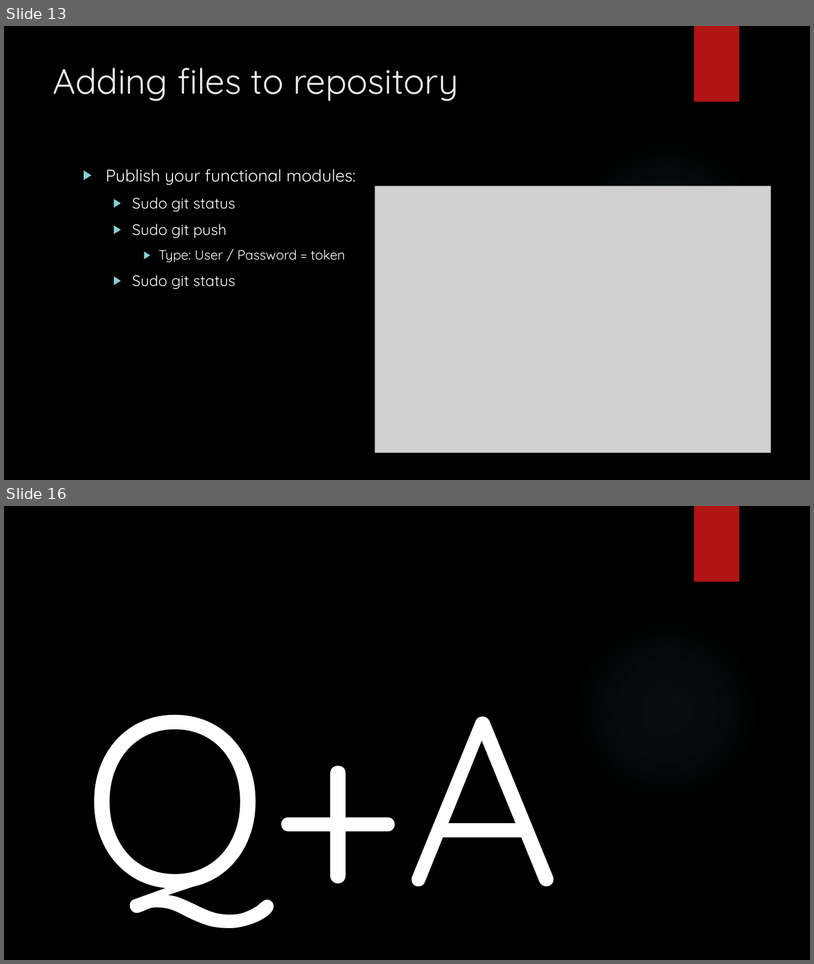
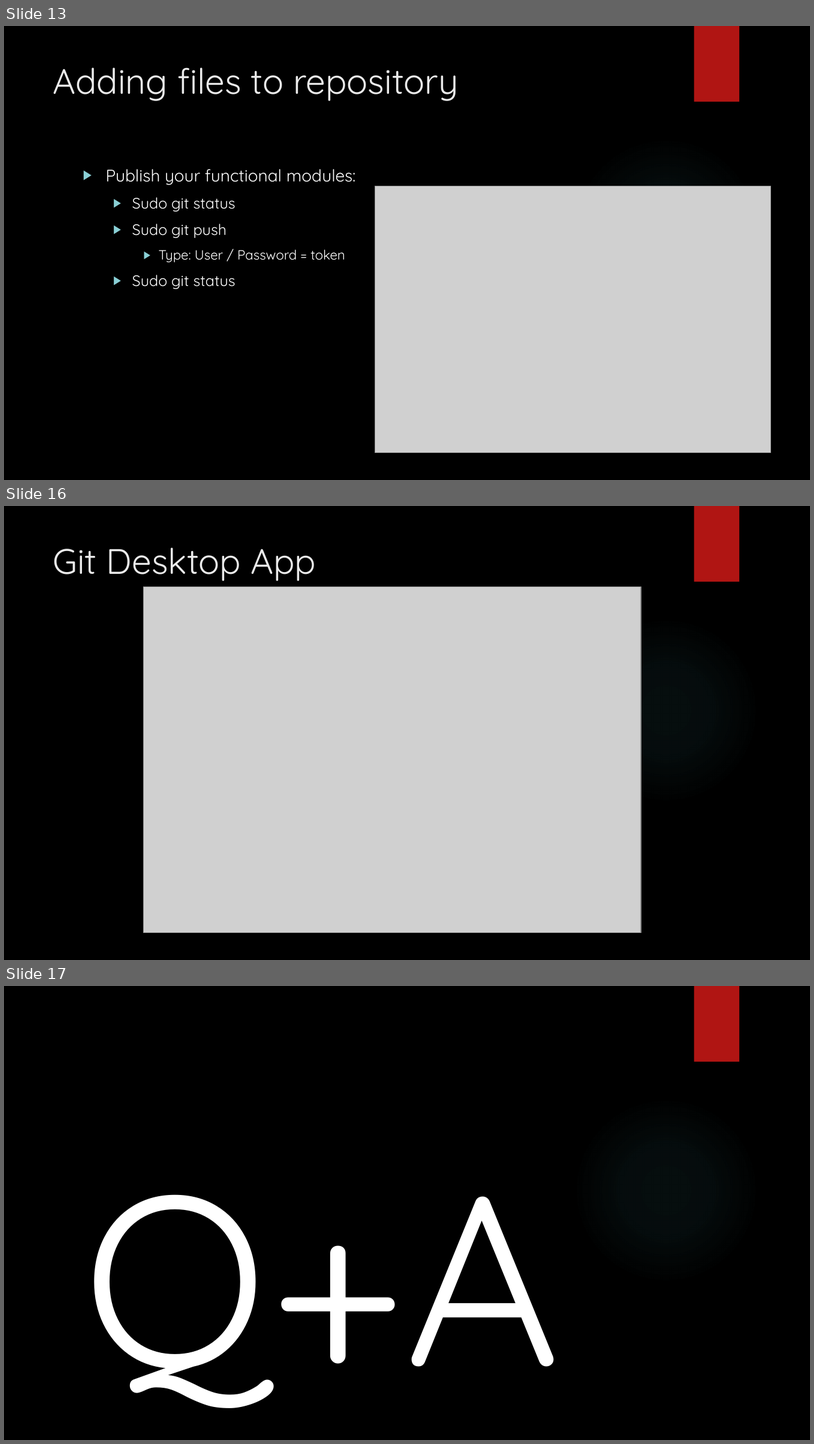
Before and after one commit to rjrosag/training, a slide deck: Github 101.pptx. Shown one above the other, each under a label of ours: slides 13 and 16 before the commit, slides 13, 16 and 17 after it; the slides between them are not shown. The pictures are 814x964 and 814x1444 pixels, drawn with LibreOffice and Linux fonts; fonts in the diff are those of the drawing; grey boxes stand for pictures; background and template pictures are left out. Boxes give left, top, right and bottom in pixels: in the first picture for what was removed or moved away, otherwise in the second. Text is boxed around its words. In the diff, an @@ line names an element or a change of style, - is before the commit and + after.

```diff
--- a/Github 101.pptx
+++ b/Github 101.pptx
@@ slide 16 added at <box>4,506,810,960</box>, background picture (left out); not listed: 2 template elements that a slide beside it also shows @@
@@ title added at <box>53,547,316,581</box>, 42 pt, text #EBEBEB @@
+Git Desktop App
@@ picture added at <box>143,587,641,933</box> @@
@@ what was slide 16 is now slide 17 @@
```
Also in this commit, not shown: 3 slides changed, 1 other file.
